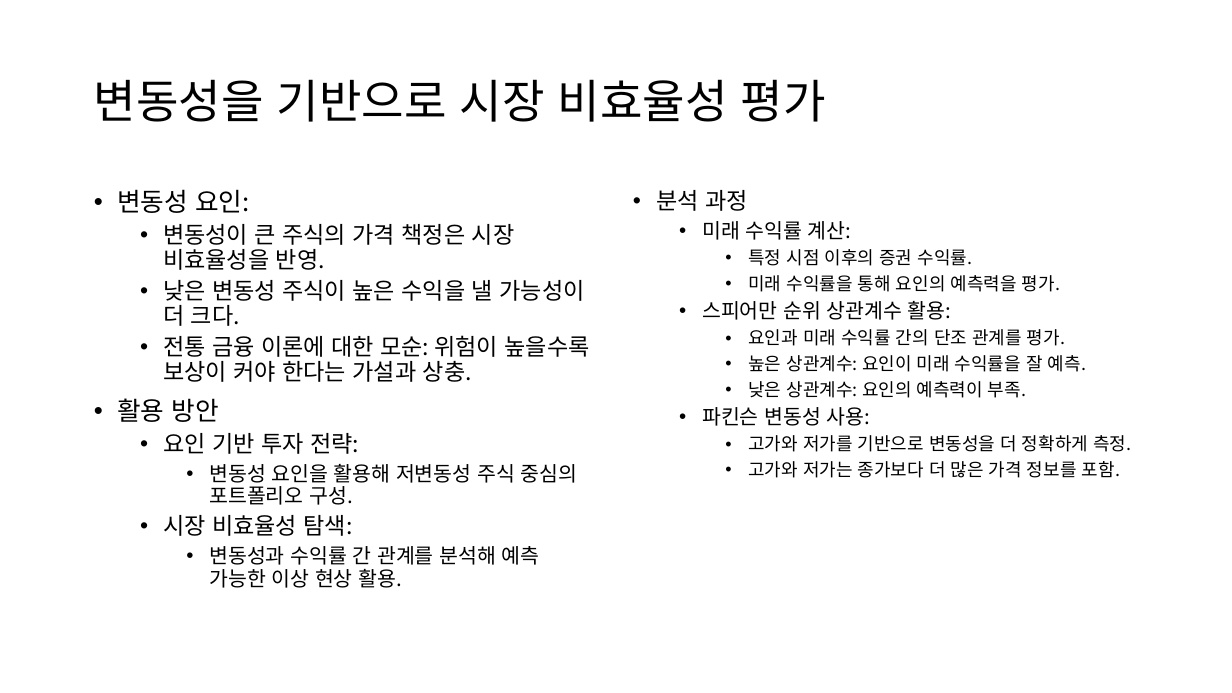
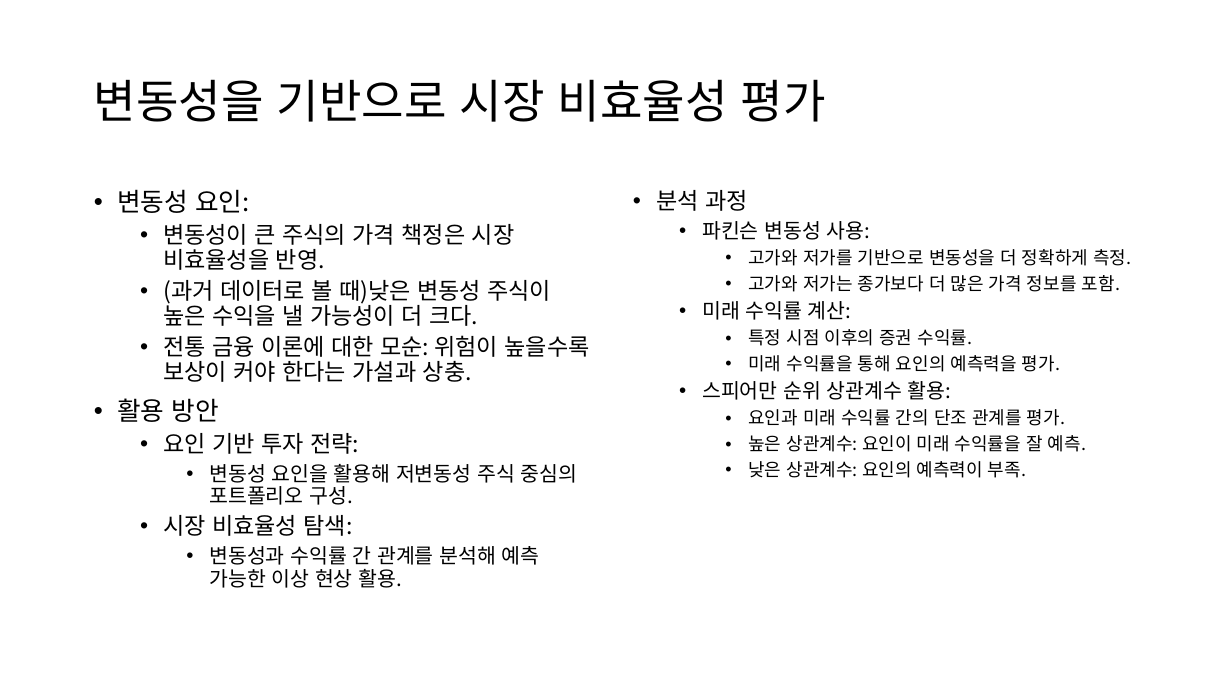
Before and after one commit to restful3/ml4t, a slide deck: slide 13 of source/05. Build Alpha Factors for Stock Portfolios_song.pptx. Drawn at 1232x693 pixels with LibreOffice and Linux fonts; fonts in the diff are those of the drawing. Boxes give left, top, right and bottom in pixels: in the first picture for what was removed or moved away, otherwise in the second. Text is boxed around its words. In the diff, an @@ line names an element or a change of style, - is before the commit and + after.

```diff
--- a/source/05. Build Alpha Factors for Stock Portfolios_song.pptx
+++ b/source/05. Build Alpha Factors for Stock Portfolios_song.pptx
@@ text at box(702, 221, 1132, 292): paragraphs added @@
+  • 파킨슨 변동성 사용:
+    • 고가와 저가를 기반으로 변동성을 더 정확하게 측정.
+    • 고가와 저가는 종가보다 더 많은 가격 정보를 포함.
@@ text at box(163, 280, 551, 326): text changed @@
-  • 낮은 변동성 주식이 높은 수익을 낼 가능성이 더 크다.
+  • (과거 데이터로 볼 때)낮은 변동성 주식이 높은 수익을 낼 가능성이 더 크다.
@@ text at box(702, 407, 1132, 478): paragraphs removed @@
-  • 파킨슨 변동성 사용:
-    • 고가와 저가를 기반으로 변동성을 더 정확하게 측정.
-    • 고가와 저가는 종가보다 더 많은 가격 정보를 포함.
```
Also in this commit, not shown: 3 other slides changed, 2 other files.
